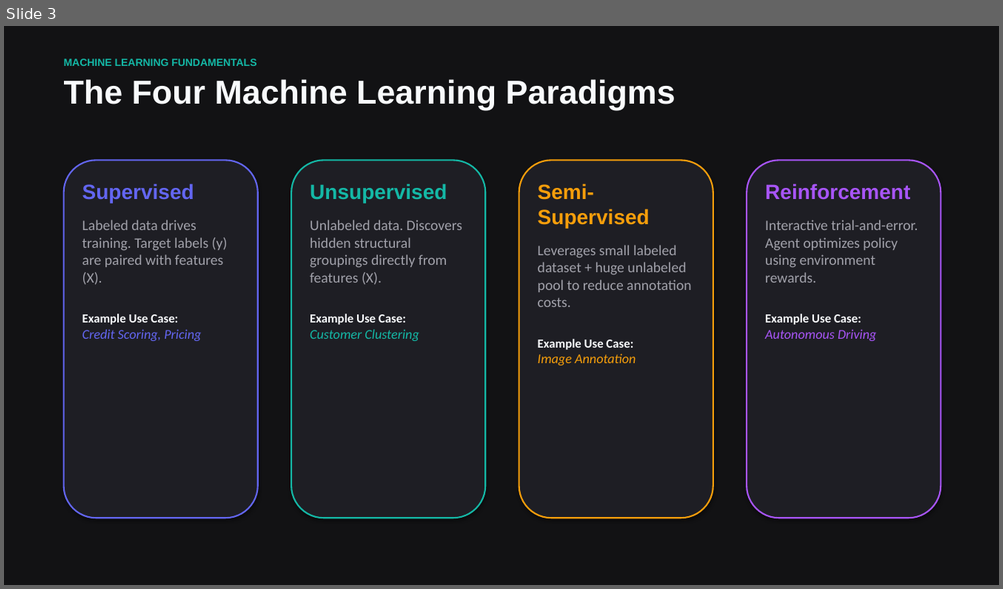
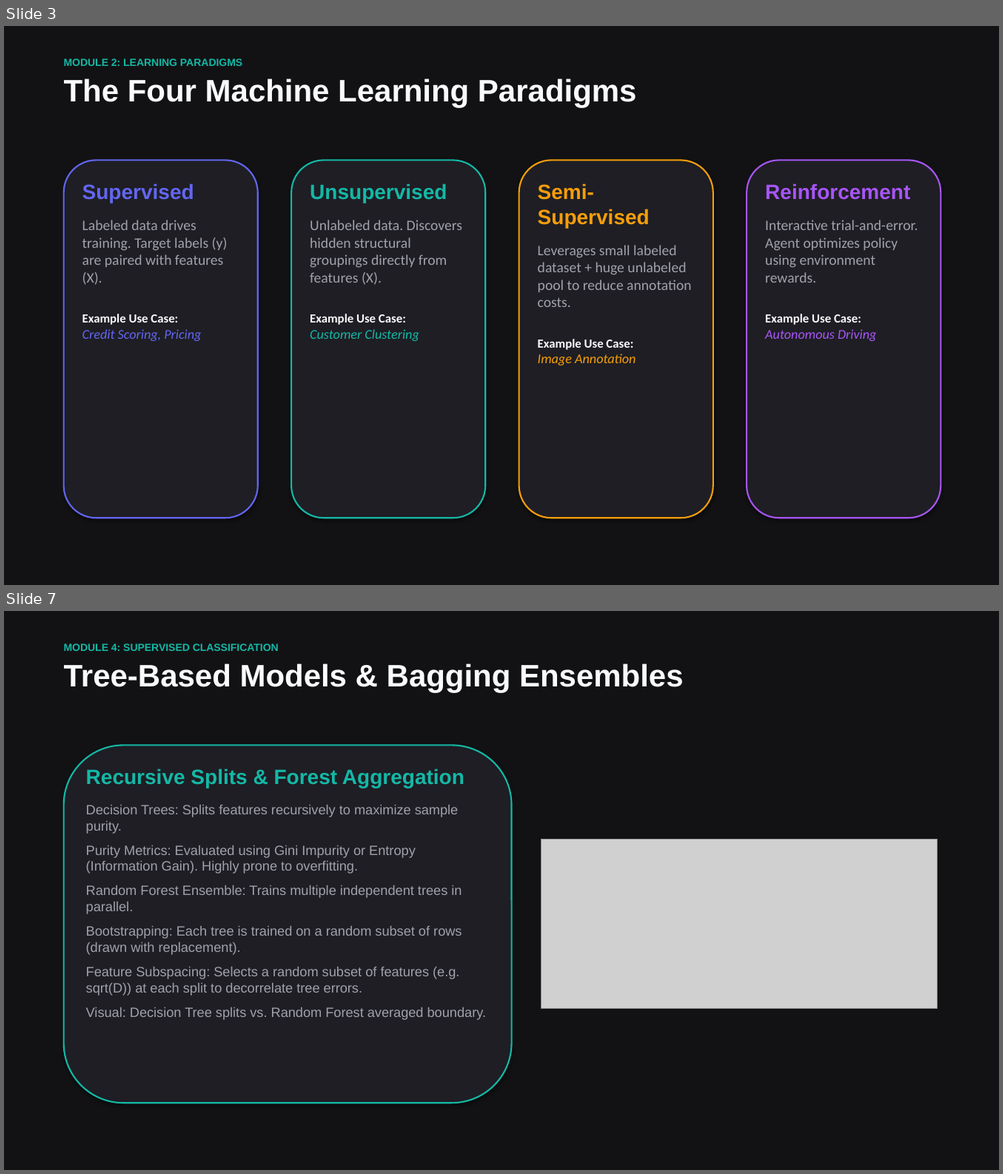
Before and after one commit to vdonthireddy/ai-course, a slide deck: machine_learning_fundamentals.pptx. Shown one above the other, each under a label of ours: slide 3 before the commit, slides 3 and 7 after it; the slides between them are not shown. The pictures are 1003x589 and 1003x1174 pixels, drawn with LibreOffice and Linux fonts; fonts in the diff are those of the drawing; grey boxes stand for pictures. Boxes give left, top, right and bottom in pixels: in the first picture for what was removed or moved away, otherwise in the second. Text is boxed around its words. In the diff, an @@ line names an element or a change of style, - is before the commit and + after.

Commit message:
feat: expand ML presentation to 21 slides covering all modules, scratch code, LLM chapters, and mathematical glossary with auto-scaled plots

```diff
--- a/machine_learning_fundamentals.pptx
+++ b/machine_learning_fundamentals.pptx
@@ slide 7 added at (x1=4, y1=611, x2=999, y2=1170), background #121214 @@
@@ text added at (x1=64, y1=644, x2=279, y2=651), 10 pt, text #14B8A6, bold @@
+MODULE 4: SUPERVISED CLASSIFICATION
@@ text added at (x1=64, y1=664, x2=683, y2=692), 30 pt, text #F8FAFC, bold @@
+Tree-Based Models & Bagging Ensembles
@@ rounded rectangle added at (x1=64, y1=745, x2=512, y2=1103), fill #1E1E24, outline #14B8A6 1.5 pt @@
@@ text added at (x1=86, y1=769, x2=486, y2=1020), 13 pt, text #A1A1AA @@
+Recursive Splits & Forest Aggregation
+Decision Trees: Splits features recursively to maximize sample purity.
+Purity Metrics: Evaluated using Gini Impurity or Entropy (Information Gain). Highly prone to overfitting.
+Random Forest Ensemble: Trains multiple independent trees in parallel.
+Bootstrapping: Each tree is trained on a random subset of rows (drawn with replacement).
+Feature Subspacing: Selects a random subset of features (e.g. sqrt(D)) at each split to decorrelate tree errors.
+Visual: Decision Tree splits vs. Random Forest averaged boundary.
@@ picture added at (x1=541, y1=840, x2=936, y2=1008) @@
@@ slide 3 changed as well @@
@@ text at (x1=64, y1=59, x2=242, y2=66): text changed @@
-MACHINE LEARNING FUNDAMENTALS
+MODULE 2: LEARNING PARADIGMS
@@ text "The Four Machine Learning Paradigms" at (x1=64, y1=79, x2=637, y2=107): size 32 to 30 pt @@
```
Also in this commit, not shown: 5 other slides changed, 14 other slides added, 4 slides removed, 1 other file.
